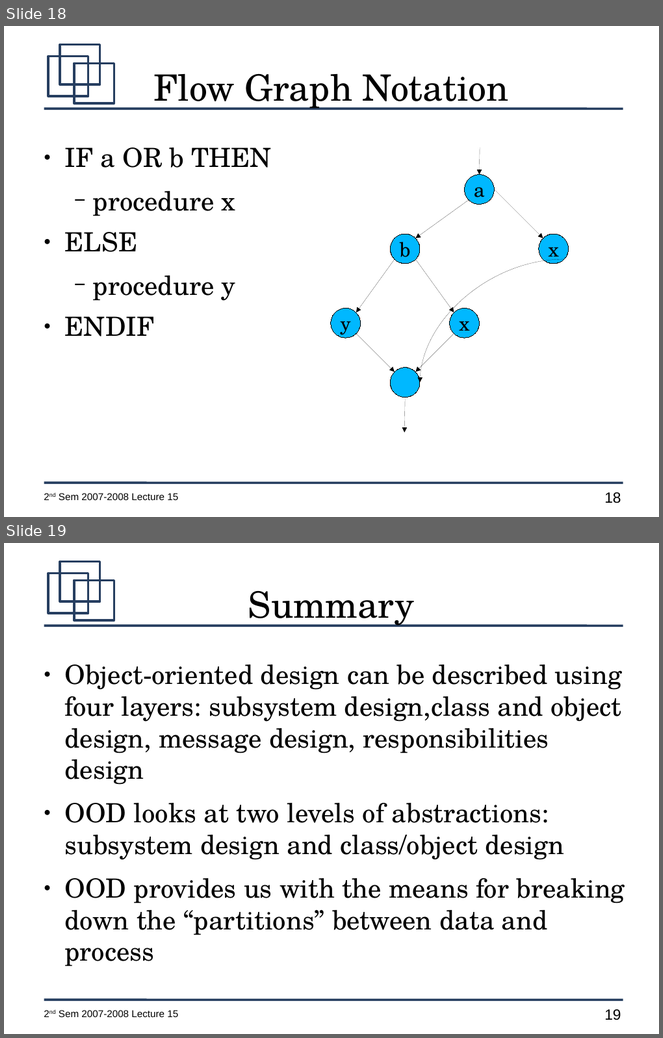
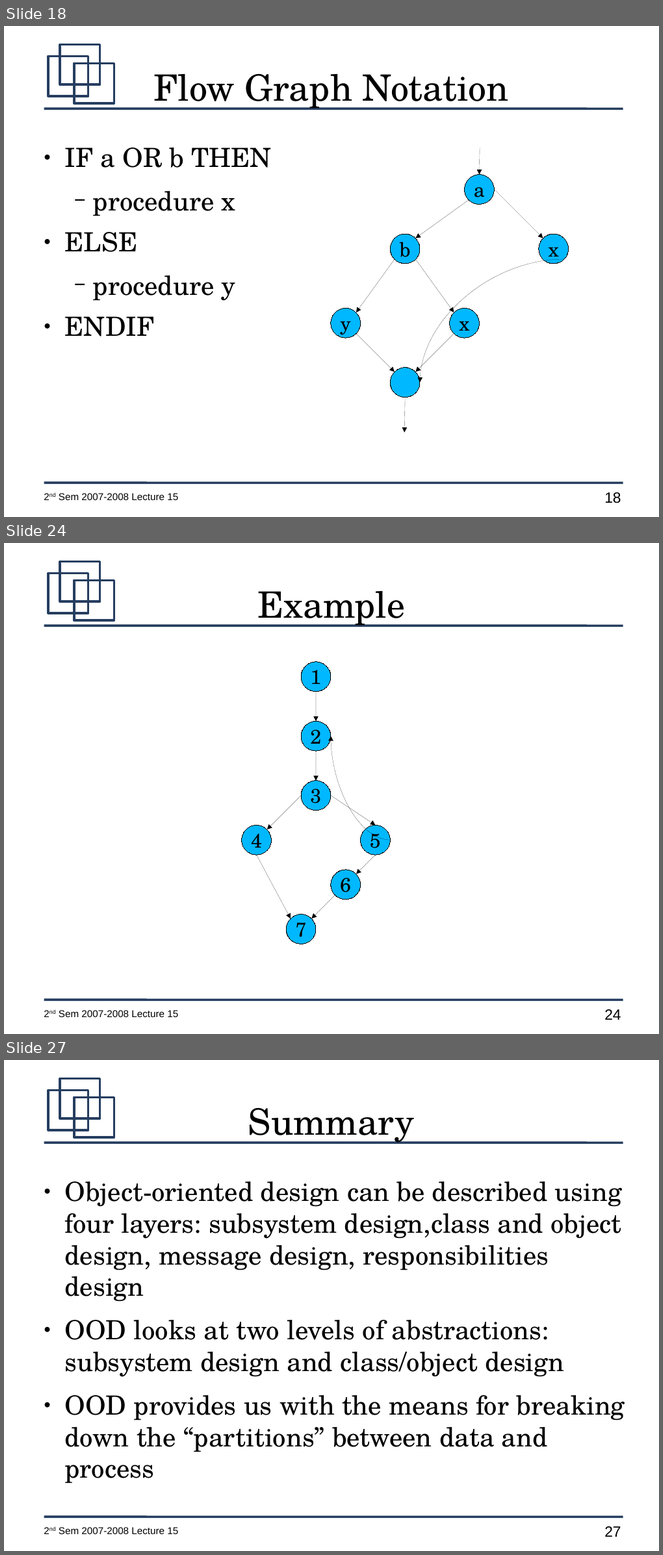
Before and after one commit to jachermocilla/jach-homepage, a slide deck: CMSC128-2nd-Sem-2007-L15.odp. Shown one above the other, each under a label of ours: slides 18 and 19 before the commit, slides 18, 24 and 27 after it; the slides between them are not shown. The pictures are 663x1038 and 663x1555 pixels, drawn with LibreOffice and Linux fonts; fonts in the diff are those of the drawing. Boxes give left, top, right and bottom in pixels: in the first picture for what was removed or moved away, otherwise in the second. Text is boxed around its words. In the diff, an @@ line names an element or a change of style, - is before the commit and + after.

```diff
--- a/CMSC128-2nd-Sem-2007-L15.odp
+++ b/CMSC128-2nd-Sem-2007-L15.odp
@@ slide 24 added at [4,543,659,1034], background #FFFFFF; not listed: 7 template elements that a slide beside it also shows @@
@@ title added at [258,591,405,627], 44 pt, text #000000 @@
+Example
@@ ellipse added at [301,662,331,692], fill #00B8FF, outline #000000 0 pt, 24 pt, text #000000 @@
+1
@@ arrow added from (316, 692) to (316, 721), #000000 0 pt @@
@@ ellipse added at [301,721,331,751], fill #00B8FF, outline #000000 0 pt, 24 pt, text #000000 @@
+2
@@ curved arrow added from (391, 840) to (331, 736), #000000 0 pt @@
@@ arrow added from (316, 751) to (316, 781), #000000 0 pt @@
@@ arrow added from (301, 796) to (267, 830), #000000 0 pt @@
@@ ellipse added at [301,781,331,811], fill #00B8FF, outline #000000 0 pt, 24 pt, text #000000 @@
+3
@@ arrow added from (331, 796) to (376, 825), #000000 0 pt @@
@@ ellipse added at [242,825,272,855], fill #00B8FF, outline #000000 0 pt, 24 pt, text #000000 @@
+4
@@ ellipse added at [361,825,391,855], fill #00B8FF, outline #000000 0 pt, 24 pt, text #000000 @@
+5
@@ arrow added from (257, 855) to (291, 919), #000000 0 pt @@
@@ ellipse added at [331,870,361,900], fill #00B8FF, outline #000000 0 pt, 24 pt, text #000000 @@
+6
@@ arrow added from (376, 855) to (356, 874), #000000 0 pt @@
@@ arrow added from (335, 895) to (312, 919), #000000 0 pt @@
@@ ellipse added at [286,915,316,944], fill #00B8FF, outline #000000 0 pt, 24 pt, text #000000 @@
+7
@@ what was slide 19 is now slide 27 @@
@@ page number at [605,1527,621,1537]: text changed @@
-19
+27
```
Also in this commit, not shown: 7 other slides added.
